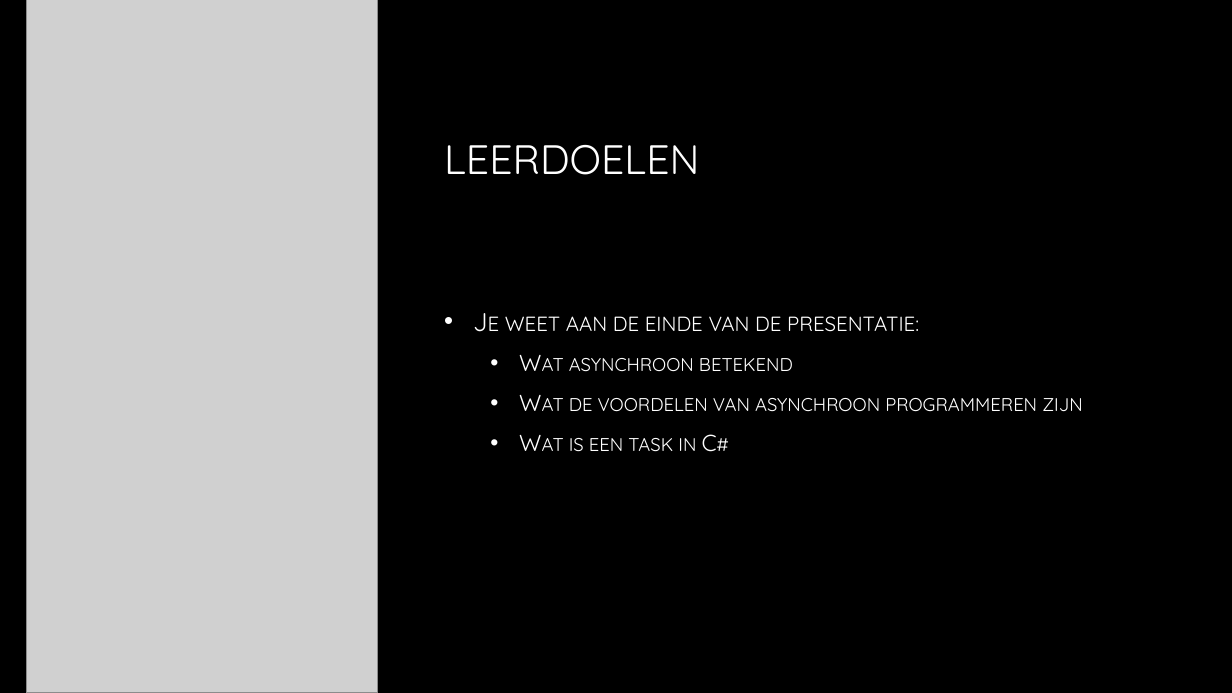
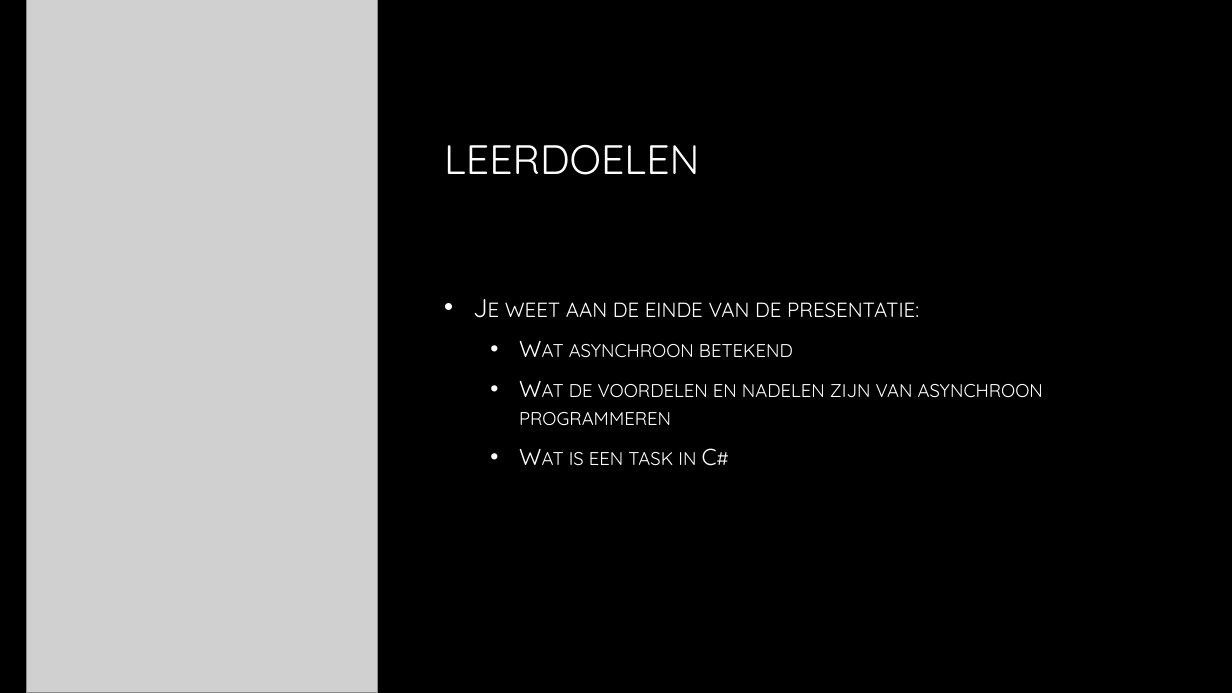
Before and after one commit to MstrShine/AsyncShowcase, a slide deck: slide 3 of Docs/Async showcase.pptx. Drawn at 1232x693 pixels with LibreOffice and Linux fonts; fonts in the diff are those of the drawing; grey boxes stand for pictures; background and template pictures are left out. Boxes give left, top, right and bottom in pixels: in the first picture for what was removed or moved away, otherwise in the second. Text is boxed around its words. In the diff, an @@ line names an element or a change of style, - is before the commit and + after.

Commit message:
powerpoint en wat code

```diff
--- a/Docs/Async showcase.pptx
+++ b/Docs/Async showcase.pptx
@@ text at <box>519,384,1043,425</box>: text changed @@
-  • Wat de voordelen van asynchroon programmeren zijn
+  • Wat de voordelen en nadelen zijn van asynchroon programmeren
```
Also in this commit, not shown: 1 other slide changed, 4 other files.
